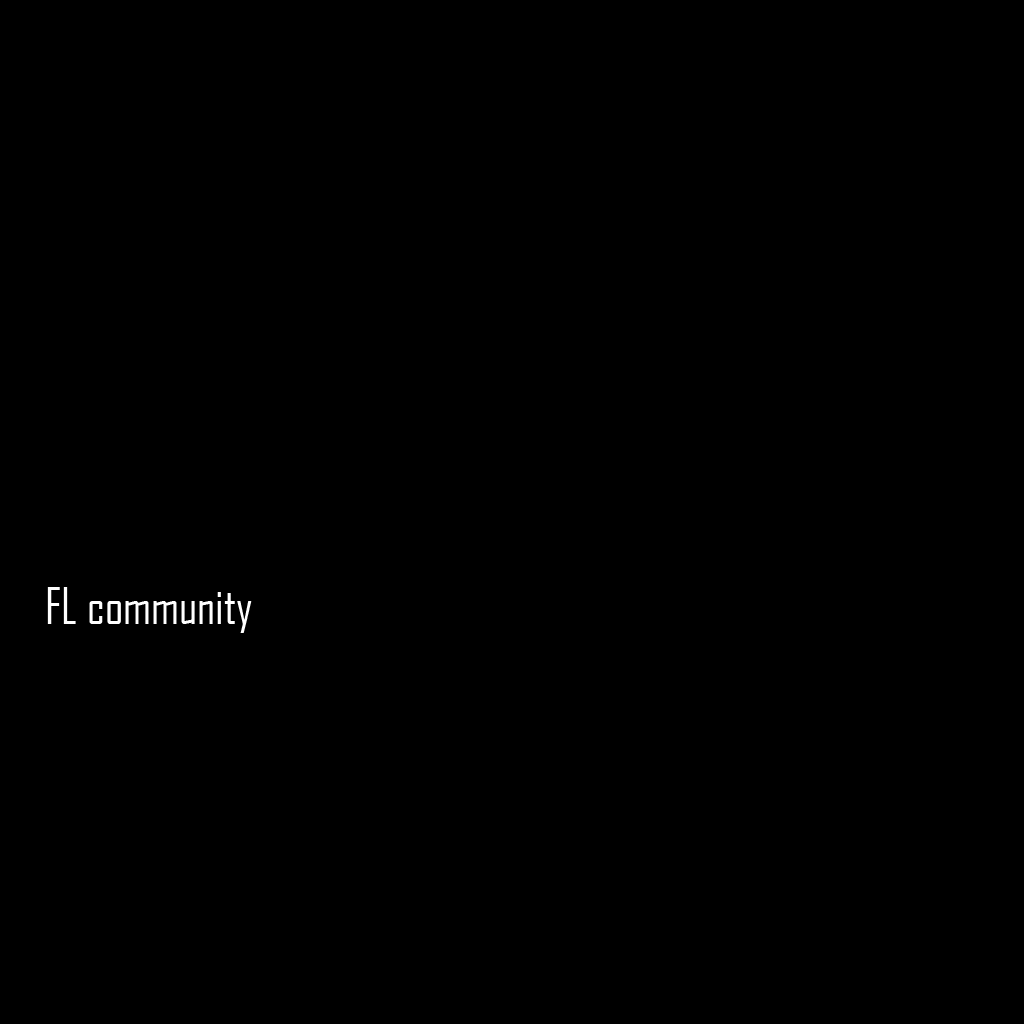
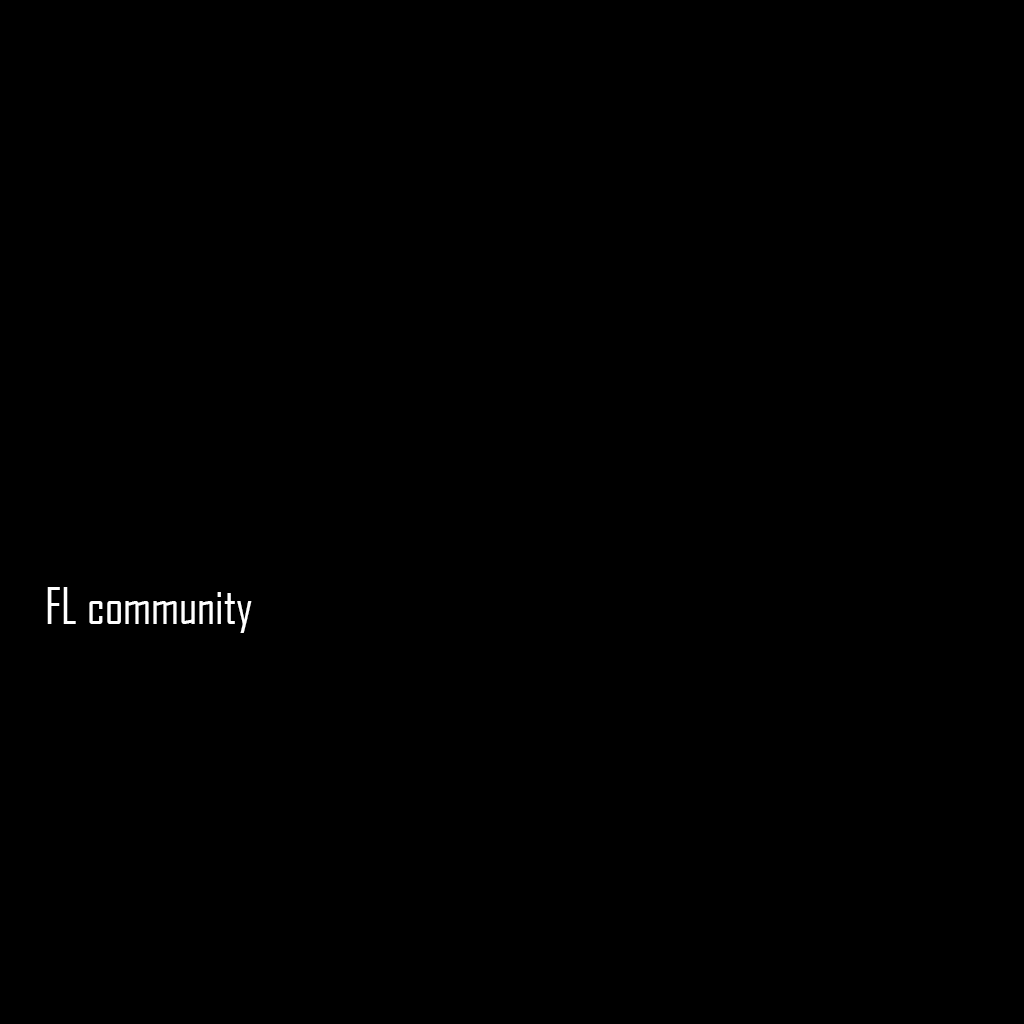
Comparing the layer stacks of the two w=1024, h=1024 images. Changes:
pixels changed over [47, 587, 252, 633] (layer not identified)
